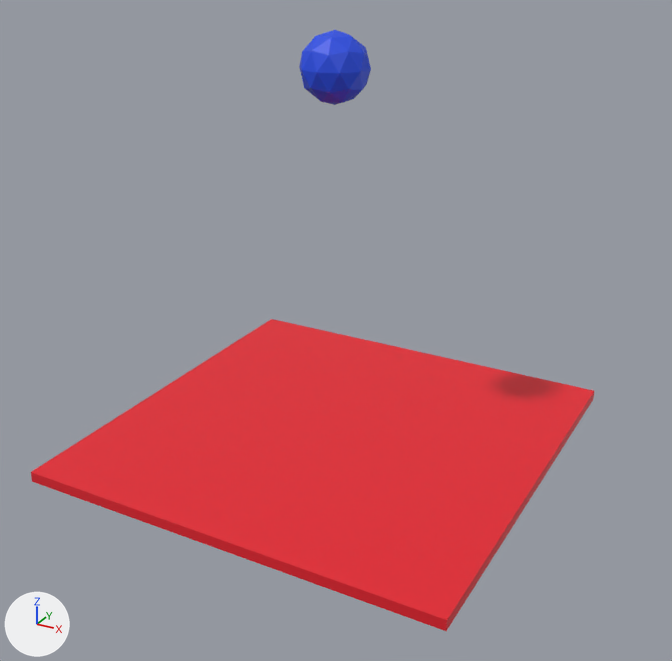
Two versions of the Blender file src/assets/blenderFile.blend, one commit apart.
One viewpoint serves both versions: a camera (50 mm lens) standing at (7.64, -13.85, 9.09) and looking at (0.4, -0.7, 2.52). Every picture has the same lights, and +X, +Y and +Z are marked at lower left. Text is drawn in Blender's own font.
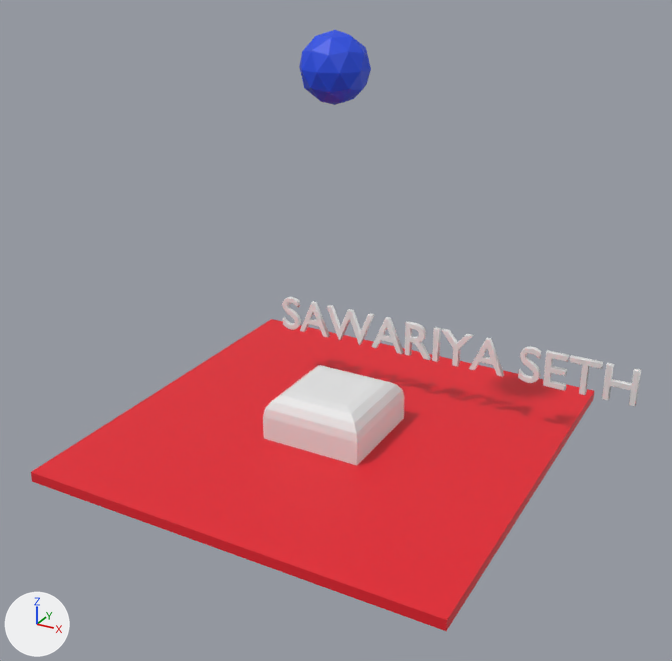
The edits, one by one:
Mesh me_cube_001 is new.
It has 24 vertices, 22 faces and spans x -1.0..1.0, y -1.0..1.0, z -0.08..1.0.
Text 'Text' (txt_text) is new.
Its body is 'SAWARIYA SETH'.
Its bevel resolution is 2.
Its extrude is 0.04.
Its bevel depth is 0.01.
Object 'Text' (ob_text) is new; it shows txt_text.
Its location is (-2.25, 1.76, 1.13).
Its rotation in degrees is (90, 0, 0).
Object 'Cube.001' (ob_cube_001) is new; it shows me_cube_001.
Its location is (0.0, 0.0, 0.0).

What differs and where, as boxes [x1, y1, x2, y2] in the pictures (672 x 661 px):
'Cube.001', added
    after: [263, 365, 405, 465]
'Text', added
    after: [282, 297, 641, 406]
